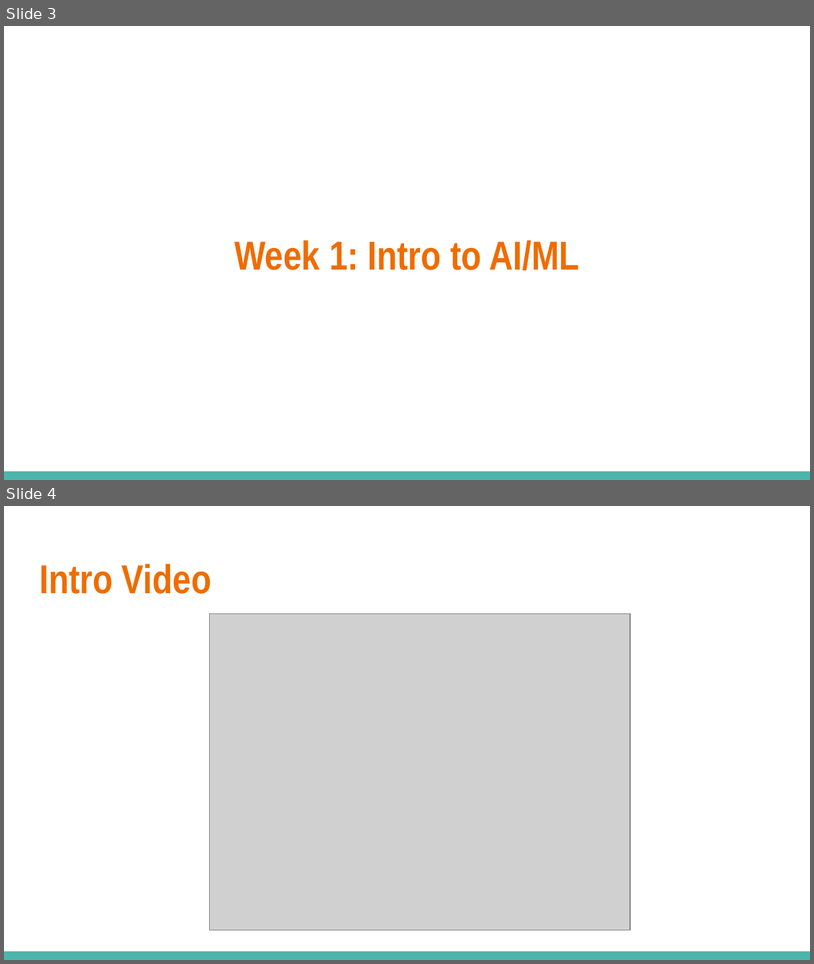
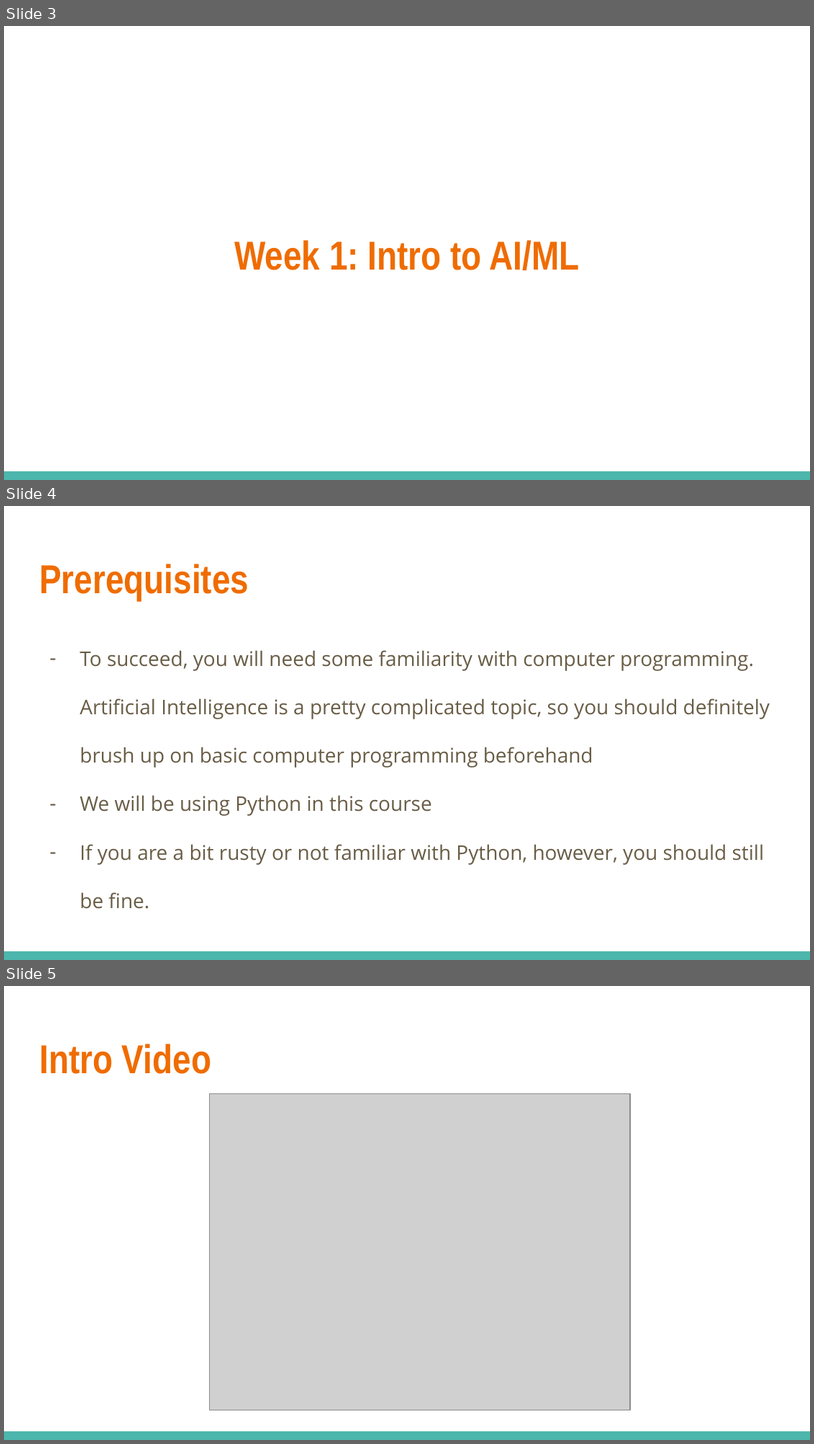
Before and after one commit to Intro-Course-AI-ML/LessonMaterials, a slide deck: 1_AI Course Presentation.pptx. Shown one above the other, each under a label of ours: slides 3 and 4 before the commit, slides 3, 4 and 5 after it. The pictures are 814x964 and 814x1444 pixels, drawn with LibreOffice and Linux fonts; fonts in the diff are those of the drawing; grey boxes stand for pictures. Boxes give left, top, right and bottom in pixels: in the first picture for what was removed or moved away, otherwise in the second. Text is boxed around its words. In the diff, an @@ line names an element or a change of style, - is before the commit and + after.

```diff
--- a/1_AI Course Presentation.pptx
+++ b/1_AI Course Presentation.pptx
@@ slide 4 added at [4, 506, 810, 960], background #FFFFFF; not listed: 1 template element that a slide beside it also shows @@
@@ title added at [39, 564, 249, 600], 36 pt, text #EF6C00, bold @@
+Prerequisites
@@ text added at [80, 650, 770, 908], 18 pt, text #695D46 @@
+– To succeed, you will need some familiarity with computer programming. Artificial Intelligence is a pretty complicated topic, so you should definitely brush up on basic computer programming beforehand
+– We will be using Python in this course
+– If you are a bit rusty or not familiar with Python, however, you should still be fine.
@@ what was slide 4 is now slide 5 @@
```
Also in this commit, not shown: 12 slides changed, 4 other slides added, 2 slides removed, 1 other file.
